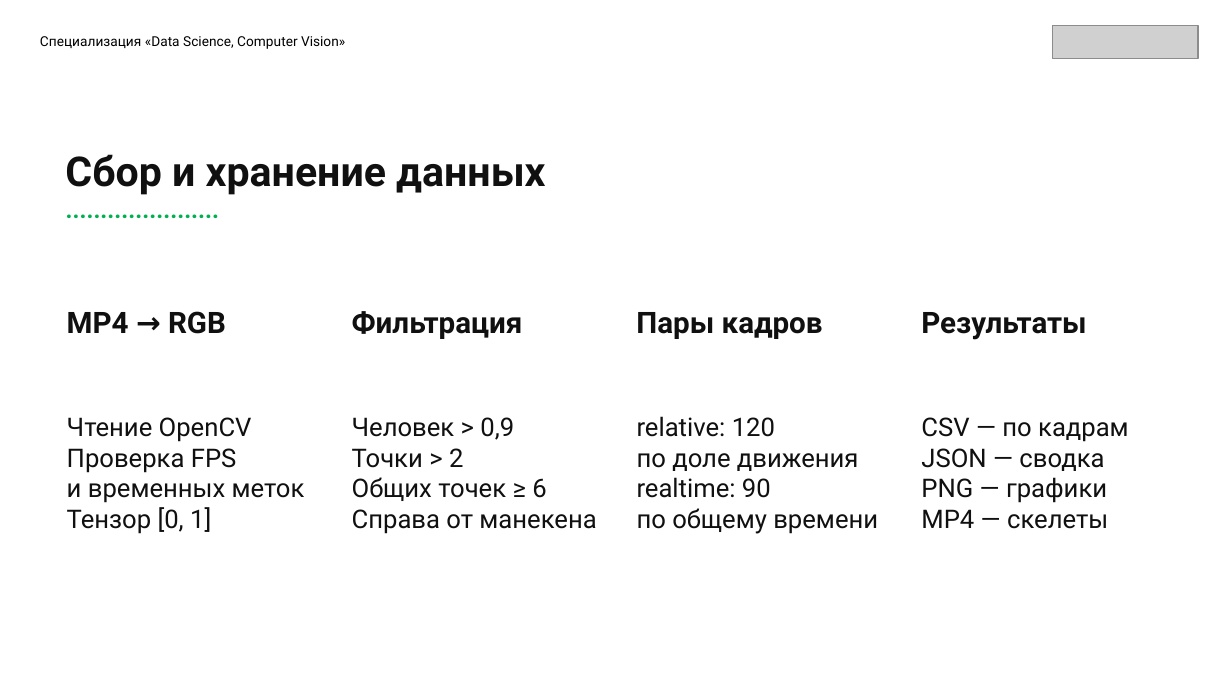
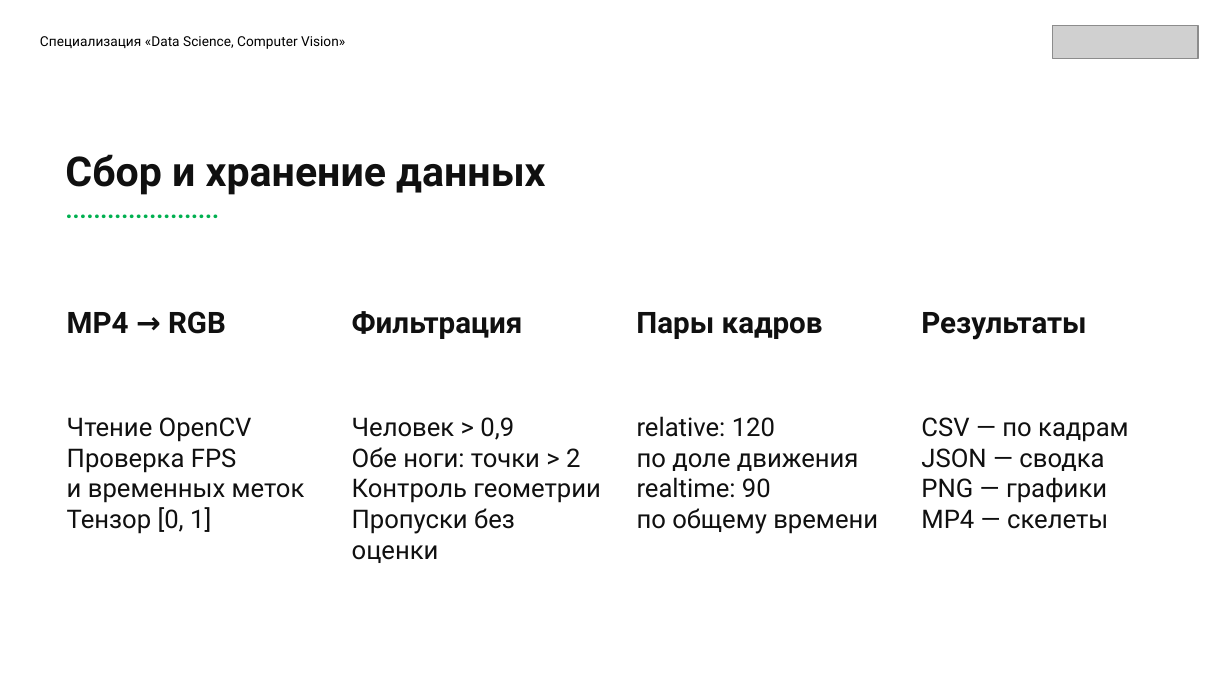
Before and after one commit to Enfox/sf_data_science, a slide deck: slide 5 of PROJECT_EASY-MOTION/presentation/Easy_Motion.pptx. Drawn at 1232x693 pixels with LibreOffice and Linux fonts; fonts in the diff are those of the drawing; grey boxes stand for pictures; background and template pictures are left out. Boxes give left, top, right and bottom in pixels: in the first picture for what was removed or moved away, otherwise in the second. Text is boxed around its words. In the diff, an @@ line names an element or a change of style, - is before the commit and + after.

```diff
--- a/PROJECT_EASY-MOTION/presentation/Easy_Motion.pptx
+++ b/PROJECT_EASY-MOTION/presentation/Easy_Motion.pptx
@@ text at [352, 447, 601, 563]: text changed @@
-Точки > 2
-Общих точек ≥ 6
-Справа от манекена
+Обе ноги: точки > 2
+Контроль геометрии
+Пропуски без оценки
```
Also in this commit, not shown: 3 other slides changed, 21 other files.
